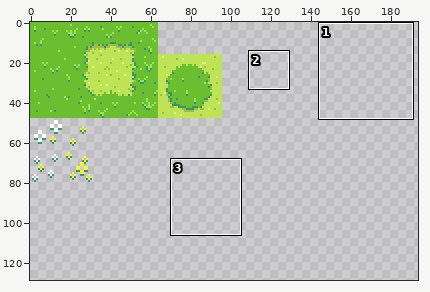
File history of a sprite sheet, images/mosaico.png. The picture above shows the old version from afar; the outline marks the close-up.
Close-up. Old version:
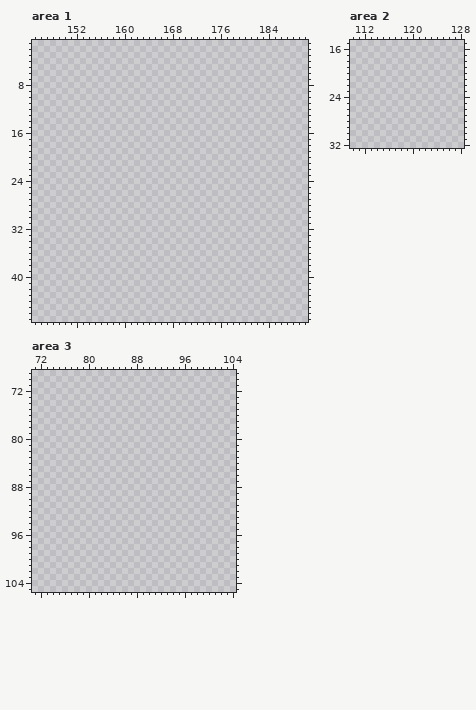
The file is 512x512 pixels. Shown: area 1: x 145..190, y 1..47; area 2: x 110..128, y 15..32; area 3: x 71..104, y 69..105. The wide view leaves out empty margins. The commit also changed other parts of the picture, which this record leaves out.
And afterwards:
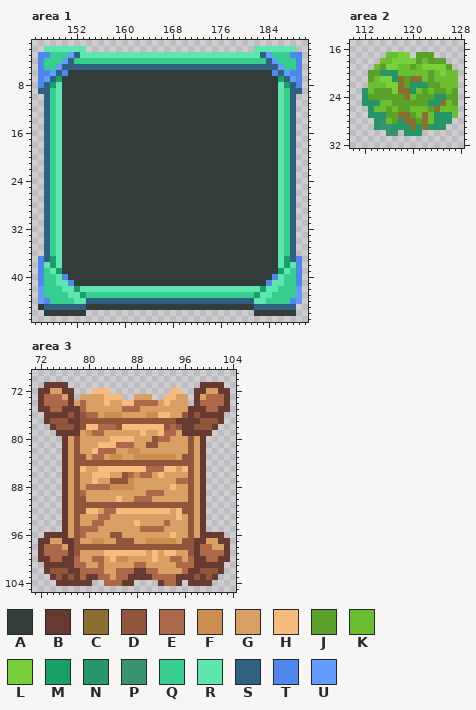
Palette (. is transparent): A #323c39  B #663931  C #8a6f30  D #8f563b  E #ac6848  F #cc8e4f  G #d9a066  H #f7bb7e  J #59a128  K #6abe30  L #78d13b  M #17a168  N #259668  P #37946e  Q #36cf90  R #5de7ae  S #306082  T #4f87ec  U #639bff
What changed:
Changed rows in their new state; - is an unchanged pixel.
Area 1:
first column x 146:
 2 -RRRRRRR----------------------------RRRRRRR-
 3 TTQQQUSRRRRRRRRRRRRRRRRRRRRRRRRRRRRRRSUQQQTT
 4 TQQQUSQQQQQQQQQQQQQQQQQQQQQQQQQQQQQQQQSUQQQT
 5 TQQUSSSSSSSSSSSSSSSSSSSSSSSSSSSSSSSSSSSSUQQT
 6 TTUSTAAAAAAAAAAAAAAAAAAAAAAAAAAAAAAAAAATSUTT
 7 TUSMAAAAAAAAAAAAAAAAAAAAAAAAAAAAAAAAAAAAMSUT
 8 TSMRAAAAAAAAAAAAAAAAAAAAAAAAAAAAAAAAAAAARMST
 9 SSQRAAAAAAAAAAAAAAAAAAAAAAAAAAAAAAAAAAAARQSS
10 -SQRAAAAAAAAAAAAAAAAAAAAAAAAAAAAAAAAAAAARQS-
11 -SQRAAAAAAAAAAAAAAAAAAAAAAAAAAAAAAAAAAAARQS-
12 -SQRAAAAAAAAAAAAAAAAAAAAAAAAAAAAAAAAAAAARQS-
13 -SQRAAAAAAAAAAAAAAAAAAAAAAAAAAAAAAAAAAAARQS-
14 -SQRAAAAAAAAAAAAAAAAAAAAAAAAAAAAAAAAAAAARQS-
15 -SQRAAAAAAAAAAAAAAAAAAAAAAAAAAAAAAAAAAAARQS-
16 -SQRAAAAAAAAAAAAAAAAAAAAAAAAAAAAAAAAAAAARQS-
17 -SQRAAAAAAAAAAAAAAAAAAAAAAAAAAAAAAAAAAAARQS-
18 -SQRAAAAAAAAAAAAAAAAAAAAAAAAAAAAAAAAAAAARQS-
19 -SQRAAAAAAAAAAAAAAAAAAAAAAAAAAAAAAAAAAAARQS-
20 -SQRAAAAAAAAAAAAAAAAAAAAAAAAAAAAAAAAAAAARQS-
21 -SQRAAAAAAAAAAAAAAAAAAAAAAAAAAAAAAAAAAAARQS-
22 -SQRAAAAAAAAAAAAAAAAAAAAAAAAAAAAAAAAAAAARQS-
23 -SQRAAAAAAAAAAAAAAAAAAAAAAAAAAAAAAAAAAAARQS-
24 -SQRAAAAAAAAAAAAAAAAAAAAAAAAAAAAAAAAAAAARQS-
25 -SQRAAAAAAAAAAAAAAAAAAAAAAAAAAAAAAAAAAAARQS-
26 -SQRAAAAAAAAAAAAAAAAAAAAAAAAAAAAAAAAAAAARQS-
27 -SQRAAAAAAAAAAAAAAAAAAAAAAAAAAAAAAAAAAAARQS-
28 -SQRAAAAAAAAAAAAAAAAAAAAAAAAAAAAAAAAAAAARQS-
29 -SQRAAAAAAAAAAAAAAAAAAAAAAAAAAAAAAAAAAAARQS-
30 -SQRAAAAAAAAAAAAAAAAAAAAAAAAAAAAAAAAAAAARQS-
31 -SQRAAAAAAAAAAAAAAAAAAAAAAAAAAAAAAAAAAAARQS-
32 -SQRAAAAAAAAAAAAAAAAAAAAAAAAAAAAAAAAAAAARQS-
33 -SQRAAAAAAAAAAAAAAAAAAAAAAAAAAAAAAAAAAAARQS-
34 -SQRAAAAAAAAAAAAAAAAAAAAAAAAAAAAAAAAAAAARQS-
35 -SQRAAAAAAAAAAAAAAAAAAAAAAAAAAAAAAAAAAAARQS-
36 -SQRAAAAAAAAAAAAAAAAAAAAAAAAAAAAAAAAAAAARQS-
37 TSMRAAAAAAAAAAAAAAAAAAAAAAAAAAAAAAAAAAAARMST
38 TRMRAAAAAAAAAAAAAAAAAAAAAAAAAAAAAAAAAAAARMRT
39 TQRMAAAAAAAAAAAAAAAAAAAAAAAAAAAAAAAAAAAAMRQT
40 TQQRTAAAAAAAAAAAAAAAAAAAAAAAAAAAAAAAAAATRQQT
41 TQQRRTAAAAAAAAAAAAAAAAAAAAAAAAAAAAAAAATRRQQT
42 UQQQRRMRRRRRRRRRRRRRRRRRRRRRRRRRRRRRRMRRQQQU
43 UQQQQRRMQQQQQQQQQQQQQQQQQQQQQQQQQQQQMRRQQQQU
44 UTQQQQRRSSSSSSSSSSSSSSSSSSSSSSSSSSSSRRQQQQTU
45 ASSSSSSSAAAAAAAAAAAAAAAAAAAAAAAAAAAASSSSSSS-
46 -AAAAAAA----------------------------AAAAAAA-
Area 2:
first column x 112:
17 ----KKLL-JJJ----
18 ---KKLLLLJKJJJ--
19 --KJLLKKJKLLLLJ-
20 -JJNNNKKKKKJKLKK
21 -JKLLNCJCCKJKKKK
22 -KKKLLCJNNNJJKKK
23 NKJJJLCCNKJKJJKJ
24 NJJJJJJCKJJJNNJJ
25 NNNKKJJJJJJNNCKJ
26 -NKKJKJJKKKJCKKK
27 -NNNJJCCJKCKNNNK
28 --NPKJNCCJCKNNN-
29 --NPPNNNCNCNNN--
30 ----PP-NNN------
Area 3:
first column x 72:
 71 -BBBB----------------------BBBB-
 72 BBGGBB---HHH----------HH--BBGGBB
 73 BEEEGB-GGGGHHH--GGG--HHGG-BGEEEB
 74 BEEEEBGEGGGHGGHHEEEEGHGGG-BEEEEB
 75 BBEEBBBEGGGGGGEEEGGGGGGGGBBBEEBB
 76 -BBBBDBDEEGFFFGGGGFFHHGGDBDBBBB-
 77 -BDDDBBDDDDDDDDDDDDDDDDBBBBDDDB-
 78 --BDDDBDHHEEEDHHHHHHHDEDBBDDDB--
 79 ---BBBBGFEEGGGGGGHGGHEEGBBBBB---
 80 ----BGDGGGGGHHHHGGGDEEGGGDGB----
 81 ----BGDGGGHHHEEEGGDDGGGGGDGB----
 82 ----BGDGGHEEEGGFFGGGGGGGGDGB----
 83 ----BGDDGEEGFFGGFFFFFFFGDDGB----
 84 ----BGDDDDDDDDDDDDDDDDDDDDGB----
 85 ----BGDHGGHHHHHHHHEEEHHGHDGB----
 86 ----BGDGGHHHGGDEFEEGHGGGGDGB----
 87 ----BGDGGHGGDDDFGGGGGGGEEDGB----
 88 ----BGDGEEEEFFFFGGGGGGHGGDGB----
 89 ----BGDEGGGGGGGGGGEEEGGGGDGB----
 90 ----BGDDGGGGGHGGEEEGGGGGGDGB----
 91 ----BGDDDDDDDDDDDDDDDDDDDDGB----
 92 ----BGDDHHGEEHHHHHHHHHGHDDGB----
 93 ----BGDGGGEEGGGGGGGGGGGHGDGB----
 94 ----BGDGGEEGGGGGHGGGGEGGGDGB----
 95 ----BGDEEEGGGGGGGEEEEGGGGDGB----
 96 -BBBBGDEGGGGDDGGGGGGGGHGGDGBBBB-
 97 BBGGBBDGGFFGGDDDGGFFFFFGDDBBGGBB
 98 BEEEGBDDDDDDDDDDDDDDDDDDDDBEEGGB
 99 BEEEEBDGGGGHHHHHHHGHGHHGGDBEEEEB
100 BBEEBBEGGEEGHFFGGGGHGGEEGEBBEEBB
101 -BBBBBEEGGEGGGGGEEGGGGGEEEBBBBB-
102 -BDDDBBEEEEGGEEEBBEEGGGGEBBDDDB-
103 --BDBDBEBBEEGEEBBBBEEEEBBBDBDB--
104 ---BBBBBB--EEEBB----BEEB-BBBB---
Pixel boxes of the changes (left, top, right, bottom) in both close-ups:
added: (38, 46, 302, 316)
added: (362, 52, 458, 136)
added: (38, 382, 230, 586)
